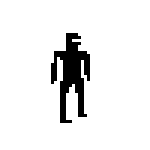
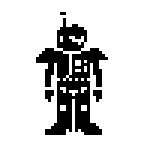
Comparing the layer stacks of the two w=150, h=150 images. Changes:
added layer "Layer 5" above "Layer 4" over [36, 12, 108, 135]
hid "Layer 2" over [51, 33, 90, 123]
